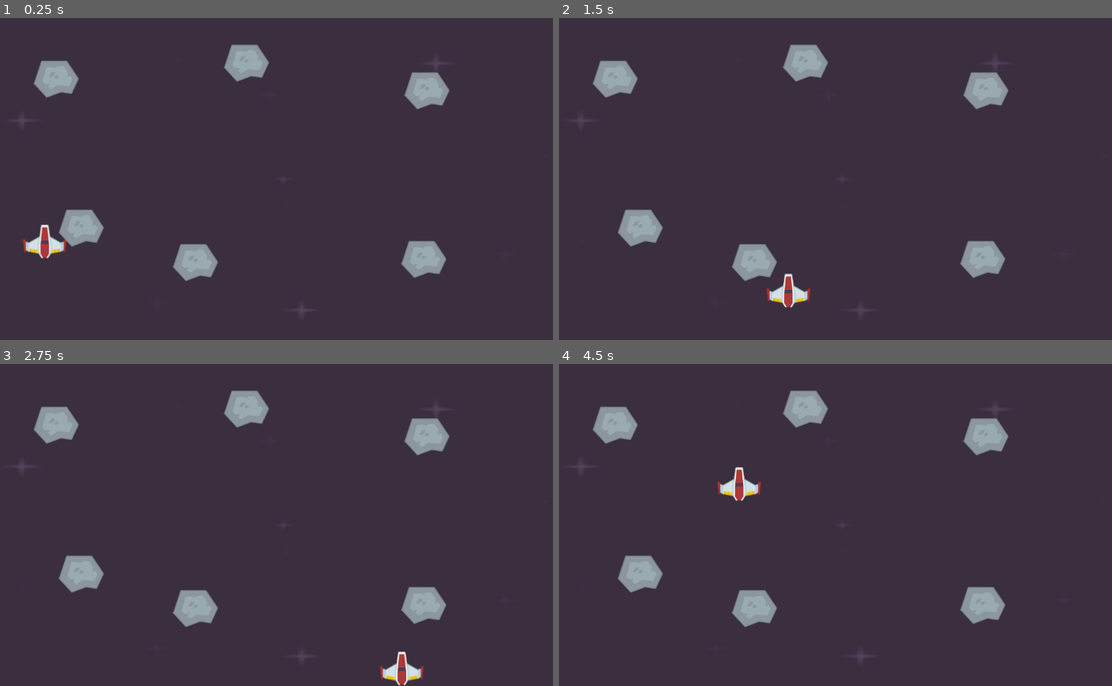
Above: before the commit, frames 1-4 (two rows, left to right).
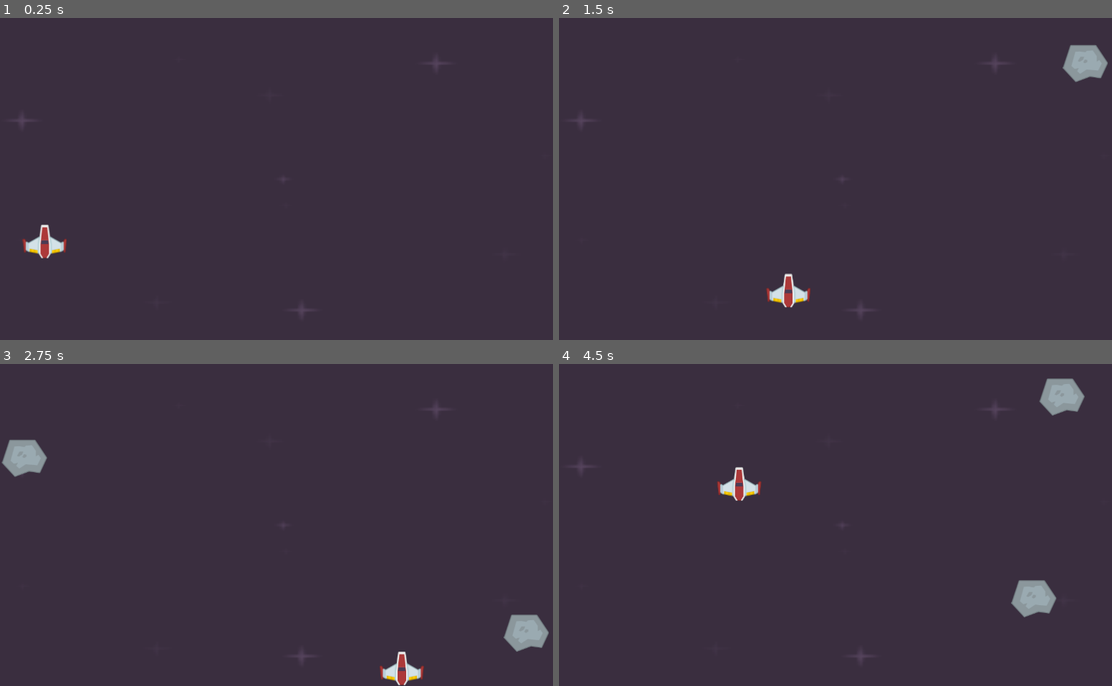
Above: after the commit, the same moments.

Repository: GenissonEmilio/space_ship_game_GODOT
Game: Godot game, scene res://scenes/level.tscn
The game is run twice, just before and just after one commit, with the same random seed, the same clock (stepped at 60 frames per second) and the same inputs.
Inputs:
- Up to frame 1 (0.25 s): no input
- Up to frame 2 (1.5 s): tap Enter at 0.5 s; hold Right (right) 0.53-1.28 s; hold Down (down) from 1.28 s (still down)
- Up to frame 3 (2.75 s): release Down (down) at 2.03 s; hold Right (right) from 2.03 s (still down)
- Up to frame 4 (4.5 s): release Right (right) at 2.78 s; hold Up (up) 2.78-3.53 s; hold Left (left) from 3.53 s (still down)

The runs differ from the first frame. In frame 1, 4.2% of the frame differs, in the area x 6-82%, y 8-82%; in frame 2, 4.9%; in frame 3, 5.6%; in frame 4, 5.6%, in the area x 6-96%, y 4-82%.

Commit message:
add random logic

Diff:
--- a/scenes/level.gd
+++ b/scenes/level.gd
@@ -1,6 +1,11 @@
 extends Node2D
 
+# 1. Carregar a cena
+var meteor_scene: PackedScene = load("res://scenes/meteor.tscn");
 
+func _on_meteor_timer_timeout() -> void:
+	# 2. Criando uma instância
+	var meteor = meteor_scene.instantiate();
 
-func _on_timer_timeout() -> void:
-		print("meteor");
+	# 3. Atribuir o node a scene tree
+	$Meteors.add_child(meteor);
--- a/scenes/level.tscn
+++ b/scenes/level.tscn
@@ -1,9 +1,8 @@
-[gd_scene load_steps=7 format=3 uid="uid://cup1dsufd3ln6"]
+[gd_scene load_steps=6 format=3 uid="uid://cup1dsufd3ln6"]
 
 [ext_resource type="Script" uid="uid://dx47la1bu1as4" path="res://scenes/level.gd" id="1_mx8sn"]
 [ext_resource type="Texture2D" uid="uid://bdu2m6fcmblwi" path="res://graphics/start/darkPurple.png" id="1_w7c3h"]
 [ext_resource type="PackedScene" uid="uid://ctkj5cfqeujtc" path="res://scenes/player.tscn" id="2_w8frs"]
-[ext_resource type="PackedScene" uid="uid://b3a2vrqseuxtv" path="res://scenes/meteor.tscn" id="3_w8frs"]
 
 [sub_resource type="RectangleShape2D" id="RectangleShape2D_w8frs"]
 size = Vector2(20, 720)
@@ -21,24 +20,6 @@
 
 [node name="Player" parent="." instance=ExtResource("2_w8frs")]
 position = Vector2(589, 356)
-
-[node name="Meteor" parent="." instance=ExtResource("3_w8frs")]
-position = Vector2(126, 137)
-
-[node name="Meteor2" parent="." instance=ExtResource("3_w8frs")]
-position = Vector2(551, 101)
-
-[node name="Meteor3" parent="." instance=ExtResource("3_w8frs")]
-position = Vector2(182, 470)
-
-[node name="Meteor4" parent="." instance=ExtResource("3_w8frs")]
-position = Vector2(954, 163)
-
-[node name="Meteor5" parent="." instance=ExtResource("3_w8frs")]
-position = Vector2(437, 547)
-
-[node name="Meteor6" parent="." instance=ExtResource("3_w8frs")]
-position = Vector2(947, 540)
 
 [node name="Borders" type="Node2D" parent="."]
 position = Vector2(170, 55)
@@ -71,7 +52,9 @@
 position = Vector2(51, 475)
 shape = SubResource("RectangleShape2D_mx8sn")
 
-[node name="Timer" type="Timer" parent="."]
+[node name="MeteorTimer" type="Timer" parent="."]
 autostart = true
 
-[connection signal="timeout" from="Timer" to="." method="_on_timer_timeout"]
+[node name="Meteors" type="Node2D" parent="."]
+
+[connection signal="timeout" from="MeteorTimer" to="." method="_on_meteor_timer_timeout"]
--- a/scenes/meteor.gd
+++ b/scenes/meteor.gd
@@ -1,10 +1,17 @@
 extends Area2D
 
 
+func _ready() -> void:
+	var rng := RandomNumberGenerator.new();
+
+	# Start position
+	var width: float = get_viewport().get_visible_rect().size[0];
+	var random_x: float = rng.randi_range(0, width);
+	var random_y: float = rng.randi_range(-150, -50);
+	position = Vector2(random_x, random_y);
+
+func _process(delta: float) -> void:
+	position += Vector2(0, 1.0) * 400 * delta;
 
 func _on_body_entered(body: Node2D) -> void:
 	print("Body entered");
-
-
-func _on_timer_timeout() -> void:
-	print("foi foi")
